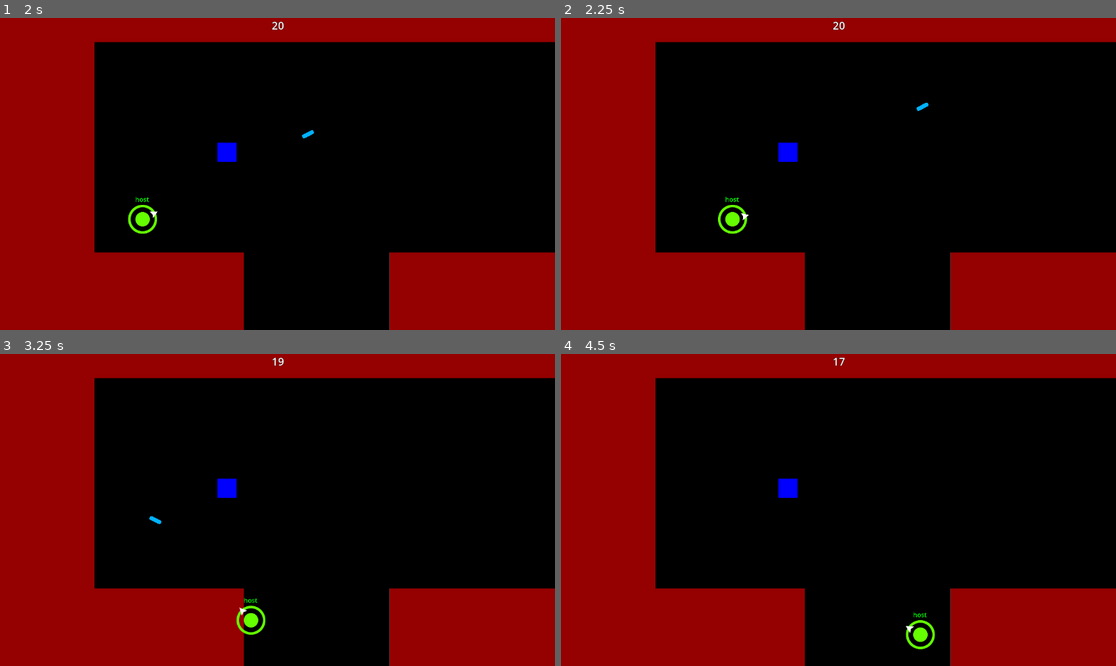
Above: before the commit, frames 1-4 (two rows, left to right).
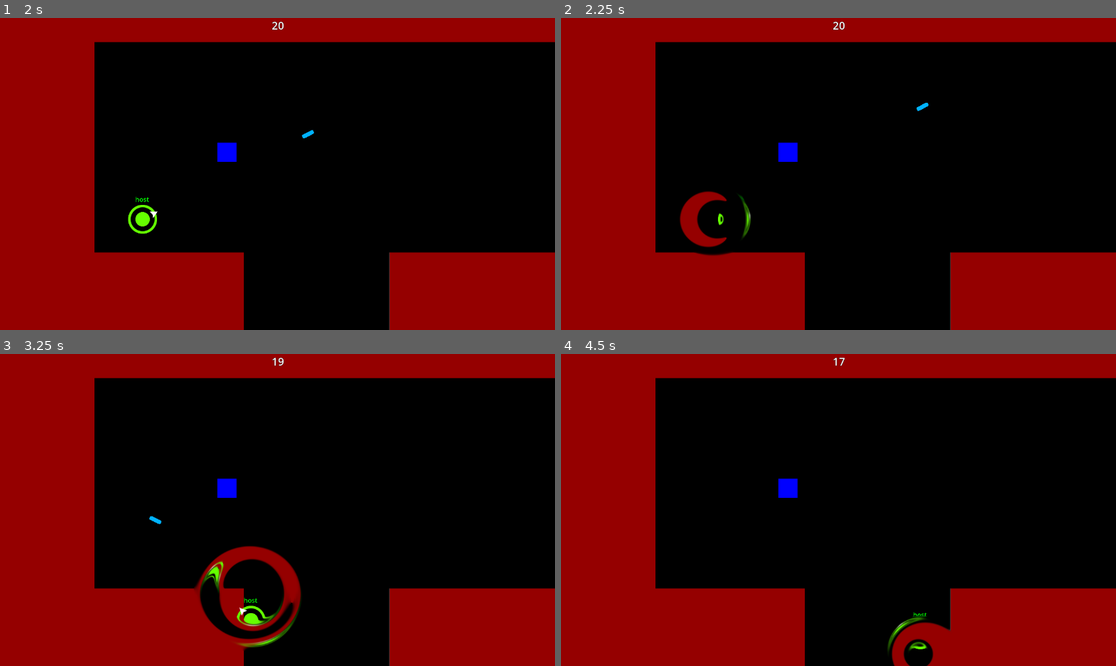
Above: after the commit, the same moments.

Repository: Pkepowicz/Infinite-Onslaught
Game: Godot game, scene res://assets/scenes/world.tscn
The game is run twice, just before and just after one commit, with the same random seed, the same clock (stepped at 60 frames per second) and the same inputs.
Inputs (mouse positions are in pixels of both pictures, inside the frame that each line leads up to):
- Up to frame 1 (2 s): click (277, 192) at 0.52 s; type "Alex" at 0.6 s; click (277, 217) at 0.75 s; type "12" at 0.83 s; click "Host" at 1.25 s
- Up to frame 2 (2.25 s): tap Enter at 2 s; move the mouse to (960, 158) at 2.02 s; hold Right (ui_right) from 2.03 s (still down); right-click (960, 158) at 2.1 s
- Up to frame 3 (3.25 s): move the mouse to (166, 525) at 2.77 s; release Right (ui_right) at 2.78 s; hold Down (ui_down) from 2.78 s (still down); click (166, 525) at 2.85 s; right-click (166, 525) at 3.05 s
- Up to frame 4 (4.5 s): move the mouse to (894, 441) at 3.52 s; release Down (ui_down) at 3.53 s; hold Right (ui_right) 3.53-4.28 s; right-click (894, 441) at 3.6 s; move the mouse to (810, 572) at 4.27 s; hold Up (ui_up) from 4.28 s (still down); right-click (810, 572) at 4.35 s

Frame 1 is identical in both runs. In frame 2, 1.2% of the frame differs, in the area x 21-35%, y 55-77%; in frame 3, 2.5%, in the area x 34-55%, y 61-96%; in frame 4, 1.2%.

Commit message:
test version of shockwave

Diff:
--- /dev/null
+++ b/assets/Utils/distortion.gdshader
@@ -0,0 +1,20 @@
+shader_type canvas_item;
+
+uniform vec2 global_position;
+uniform vec2 screen_size;
+uniform float force;
+uniform float size;
+uniform float thickness;
+uniform sampler2D SCREEN_TEXTURE : hint_screen_texture;
+
+void fragment(){
+	vec2 center = global_position;
+	float ratio = SCREEN_PIXEL_SIZE.x / SCREEN_PIXEL_SIZE.y;
+	center.x = center.x / screen_size.x;
+	center.x = (center.x - 0.5) / ratio + 0.5;
+	center.y = (screen_size.y - center.y) / screen_size.y;
+	vec2 scaledUV = (SCREEN_UV - vec2(0.5, 0.0) ) / vec2(ratio, 1.0) + vec2(0.5, 0.0);
+	float mask = (1.0 - smoothstep(size-0.1, size, length(scaledUV - center))) * smoothstep(size-thickness-0.1, size-thickness, length(scaledUV - center));
+	vec2 disp = normalize(SCREEN_UV - center) * force * mask;
+	COLOR = texture(SCREEN_TEXTURE, SCREEN_UV - disp);
+}
--- /dev/null
+++ b/assets/Utils/shockwave.gdshader
@@ -0,0 +1,20 @@
+shader_type canvas_item;
+
+uniform vec2 global_position;
+uniform vec2 screen_size;
+uniform float force;
+uniform float size;
+uniform float thickness;
+uniform sampler2D SCREEN_TEXTURE : hint_screen_texture;
+
+void fragment(){
+	vec2 center = global_position;
+	float ratio = SCREEN_PIXEL_SIZE.x / SCREEN_PIXEL_SIZE.y;
+	center.x = center.x / screen_size.x;
+	center.x = (center.x - 0.5) / ratio + 0.5;
+	center.y = (center.y) / screen_size.y;
+	vec2 scaledUV = (SCREEN_UV - vec2(0.5, 0.0) ) / vec2(ratio, 1.0) + vec2(0.5, 0.0);
+	float mask = (1.0 - smoothstep(size-0.1, size, length(scaledUV - center))) * smoothstep(size-thickness-0.1, size-thickness, length(scaledUV - center));
+	vec2 disp = normalize(SCREEN_UV - center) * force * mask;
+	COLOR = texture(SCREEN_TEXTURE, SCREEN_UV - disp);
+}
--- a/assets/player/Player.gd
+++ b/assets/player/Player.gd
@@ -37,7 +37,7 @@
 		Fire.rpc()
 
 	if Input.is_action_just_pressed("SpecialButton"):
-		print(get_parent().player_info)
+		get_parent().send_Shockwave(get_global_position())
 
 	sync_pos = global_position
 	sync_rot = $GunRotation.rotation_degrees
@@ -75,6 +75,7 @@
 	velocity += dir * 2000
 
 func _on_hit_box_player_death(last_hit):
+	get_parent().send_Shockwave(get_global_position())
 	if multiplayer.is_server():
 		get_parent().respawn_player(str(name).to_int())
 		if last_hit:
--- a/assets/scenes/world.gd
+++ b/assets/scenes/world.gd
@@ -6,6 +6,7 @@
 @export var game_length : int
 @export var game_break_lenght : int
 @export var player_respawn_time : int
+@onready var Shockwave = $CanvasLayer/ColorRect
 
 const Player = preload("res://assets/player/player.tscn")
 const PORT = 2456
@@ -212,3 +213,7 @@
 	if a["score"] < b["score"]:
 		return false
 	return true
+
+func send_Shockwave(position):
+	Shockwave.material.set_shader_parameter("global_position", position)
+	Shockwave.get_node("AnimationPlayer").play("Shockwave")
--- a/assets/scenes/world.tscn
+++ b/assets/scenes/world.tscn
@@ -12,6 +12,76 @@
 [ext_resource type="Script" path="res://assets/Countdowns/Endgame_countdown.gd" id="7_y01s1"]
 [ext_resource type="PackedScene" uid="uid://byf36axd6qbvi" path="res://assets/PickUps/PickupObjectsToPutOnGround/ShieldPickup.tscn" id="8_4vx0s"]
 [ext_resource type="Script" path="res://assets/Countdowns/Game_countdown.gd" id="9_sop3o"]
+[ext_resource type="Shader" path="res://assets/Utils/shockwave.gdshader" id="13_nogt7"]
+
+[sub_resource type="ShaderMaterial" id="ShaderMaterial_tjdjq"]
+shader = ExtResource("13_nogt7")
+shader_parameter/global_position = Vector2(300, 600)
+shader_parameter/screen_size = Vector2(1152, 648)
+shader_parameter/force = 0.0
+shader_parameter/size = 0.0
+shader_parameter/thickness = 0.0
+
+[sub_resource type="Animation" id="Animation_csfr5"]
+resource_name = "Shockwave"
+length = 0.3
+tracks/0/type = "value"
+tracks/0/imported = false
+tracks/0/enabled = true
+tracks/0/path = NodePath(".:material:shader_parameter/force")
+tracks/0/interp = 2
+tracks/0/loop_wrap = true
+tracks/0/keys = {
+"times": PackedFloat32Array(0, 0.2, 0.3),
+"transitions": PackedFloat32Array(1, 1, 1),
+"update": 0,
+"values": [0.0, 0.7, 0.0]
+}
+tracks/1/type = "value"
+tracks/1/imported = false
+tracks/1/enabled = true
+tracks/1/path = NodePath(".:material:shader_parameter/size")
+tracks/1/interp = 2
+tracks/1/loop_wrap = true
+tracks/1/keys = {
+"times": PackedFloat32Array(0, 0.2),
+"transitions": PackedFloat32Array(1, 1),
+"update": 0,
+"values": [0.0, 0.2]
+}
+
+[sub_resource type="Animation" id="Animation_q1o83"]
+length = 0.001
+tracks/0/type = "value"
+tracks/0/imported = false
+tracks/0/enabled = true
+tracks/0/path = NodePath(".:material:shader_parameter/force")
+tracks/0/interp = 1
+tracks/0/loop_wrap = true
+tracks/0/keys = {
+"times": PackedFloat32Array(0),
+"transitions": PackedFloat32Array(1),
+"update": 0,
+"values": [0.0]
+}
+tracks/1/type = "value"
+tracks/1/imported = false
+tracks/1/enabled = true
+tracks/1/path = NodePath(".:material:shader_parameter/size")
+tracks/1/interp = 1
+tracks/1/loop_wrap = true
+tracks/1/keys = {
+"times": PackedFloat32Array(0),
+"transitions": PackedFloat32Array(1),
+"update": 0,
+"values": [0.0]
+}
+
+[sub_resource type="AnimationLibrary" id="AnimationLibrary_8wn58"]
+_data = {
+"RESET": SubResource("Animation_q1o83"),
+"Shockwave": SubResource("Animation_csfr5")
+}
 
 [sub_resource type="Gradient" id="Gradient_2uts8"]
 interpolation_mode = 2
@@ -104,6 +174,21 @@
 game_break_lenght = 10
 player_respawn_time = 3
 
+[node name="CanvasLayer" type="CanvasLayer" parent="."]
+
+[node name="ColorRect" type="ColorRect" parent="CanvasLayer"]
+material = SubResource("ShaderMaterial_tjdjq")
+anchors_preset = 15
+anchor_right = 1.0
+anchor_bottom = 1.0
+grow_horizontal = 2
+grow_vertical = 2
+
+[node name="AnimationPlayer" type="AnimationPlayer" parent="CanvasLayer/ColorRect"]
+libraries = {
+"": SubResource("AnimationLibrary_8wn58")
+}
+
 [node name="MultiplayerSpawner" type="MultiplayerSpawner" parent="."]
 _spawnable_scenes = PackedStringArray("res://assets/player/player.tscn")
 spawn_path = NodePath("..")
--- a/project.godot
+++ b/project.godot
@@ -21,6 +21,7 @@
 
 [display]
 
+window/size/resizable=false
 mouse_cursor/custom_image="res://assets/Client/UI/crosshair.png"
 mouse_cursor/custom_image_hotspot=Vector2(32, 32)
 
Not shown: 1 places in assets/scenes/world.tscn that only renumber resources
